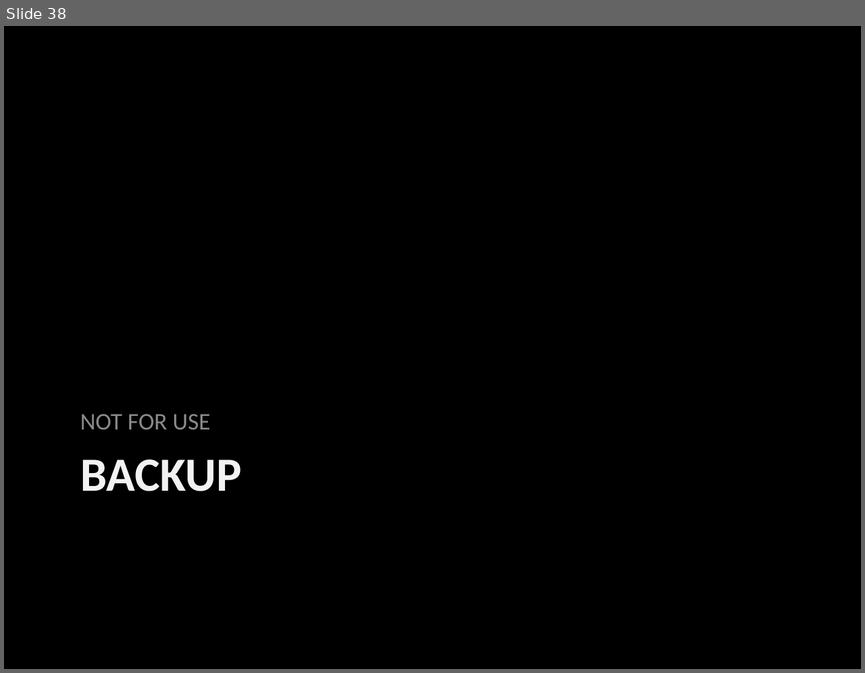
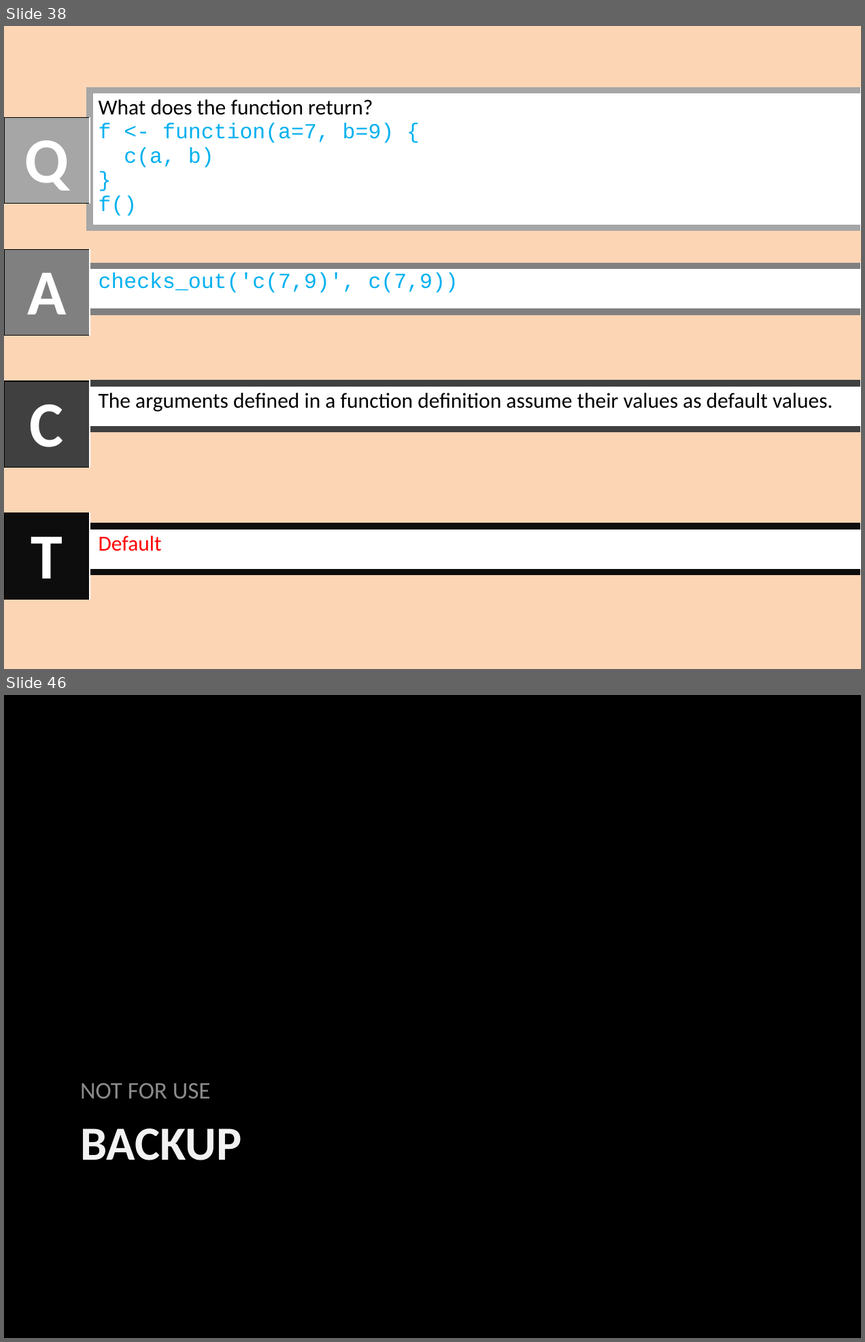
Before and after one commit to sunbee/R-How-To, a slide deck: LearnR Lessons Functions FunctionComponents.pptx. Shown one above the other, each under a label of ours: slide 38 before the commit, slides 38 and 46 after it; the slides between them are not shown. The pictures are 865x673 and 865x1342 pixels, drawn with LibreOffice and Linux fonts; fonts in the diff are those of the drawing. Boxes give left, top, right and bottom in pixels: in the first picture for what was removed or moved away, otherwise in the second. Text is boxed around its words. In the diff, an @@ line names an element or a change of style, - is before the commit and + after.

```diff
--- a/LearnR Lessons Functions FunctionComponents.pptx
+++ b/LearnR Lessons Functions FunctionComponents.pptx
@@ slide 38 added at [4, 26, 861, 669], background #FCD5B5 @@
@@ table added at [90, 90, 861, 227], 1 rows, 1 columns @@
+What does the function return? / f <- function(a=7, b=9) { / c(a, b) / } / f()
@@ table added at [4, 118, 90, 203], 1 rows, 1 columns @@
+Q
@@ table added at [4, 250, 90, 335], 1 rows, 1 columns @@
+A
@@ table added at [90, 266, 861, 312], 1 rows, 1 columns @@
+checks_out('c(7,9)', c(7,9))
@@ table added at [4, 381, 90, 467], 1 rows, 1 columns @@
+C
@@ table added at [90, 383, 861, 429], 1 rows, 1 columns @@
+The arguments defined in a function definition assume their values as default values.
@@ table added at [4, 513, 90, 599], 1 rows, 1 columns @@
+T
@@ table added at [90, 526, 861, 571], 1 rows, 1 columns @@
+Default
@@ what was slide 38 is now slide 46 @@
```
Also in this commit, not shown: 4 slides changed, 8 other slides added, 4 other files.
